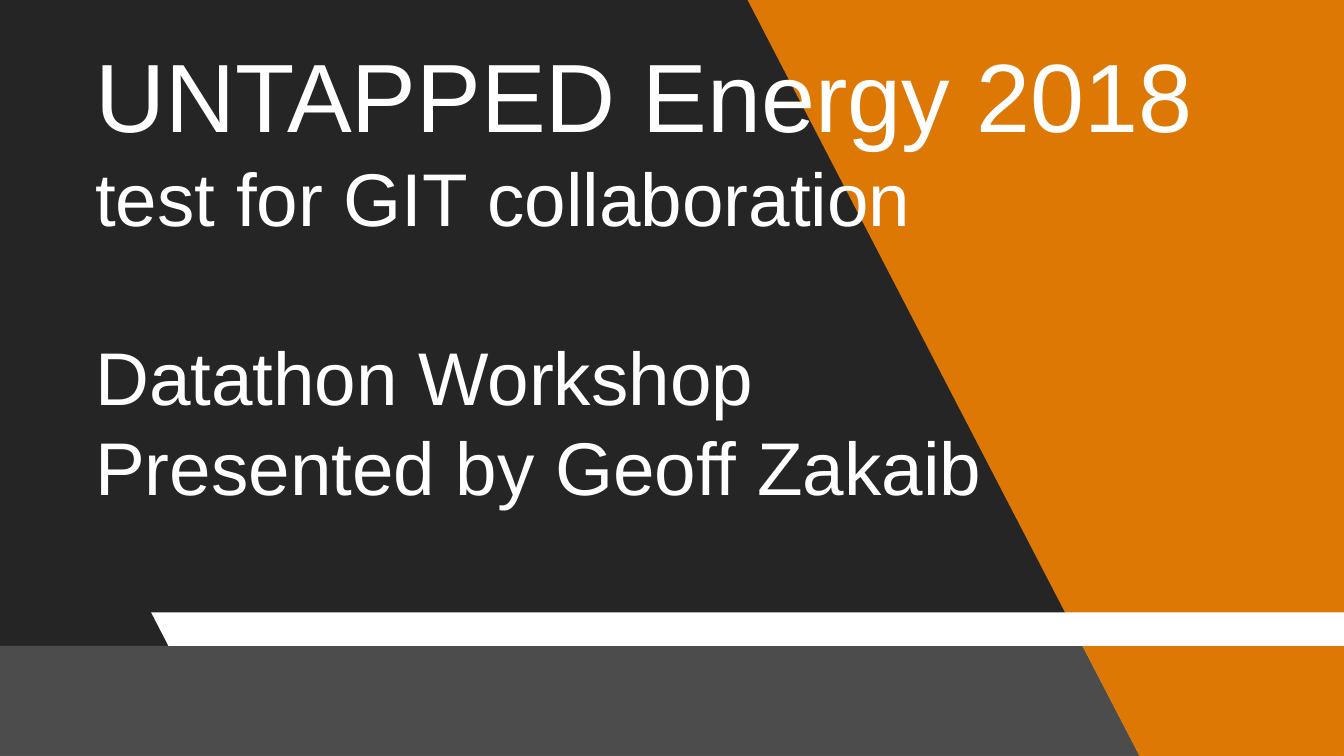
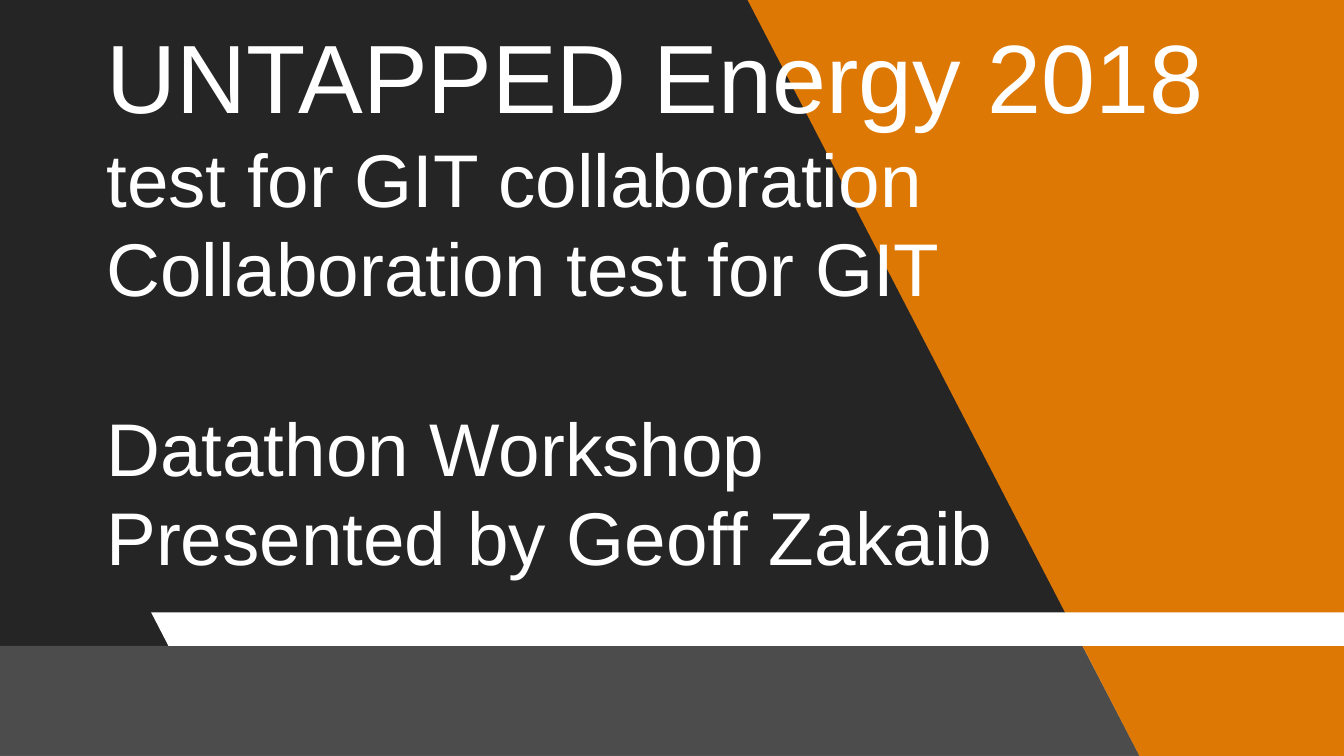
Before and after one commit to untapped-energy/data, a slide deck: slide 1 of contributed-data/1_aging_infrastructure/DO NOT USE - test files/Untapped 2018_Datathon Workshop_video.pptx. Drawn at 1344x756 pixels with LibreOffice and Linux fonts; fonts in the diff are those of the drawing; background and template pictures are left out; a plain dark background stands for a picture behind light text. Boxes give left, top, right and bottom in pixels: in the first picture for what was removed or moved away, otherwise in the second. Text is boxed around its words. In the diff, an @@ line names an element or a change of style, - is before the commit and + after.

Commit message:
test 2
test 2

```diff
--- a/contributed-data/1_aging_infrastructure/DO NOT USE - test files/Untapped 2018_Datathon Workshop_video.pptx
+++ b/contributed-data/1_aging_infrastructure/DO NOT USE - test files/Untapped 2018_Datathon Workshop_video.pptx
@@ text "UNTAPPED Energy 2018 test for ...": place and size @@
-text "UNTAPPED Energy 2018 test for ..." at bbox=[95, 55, 1193, 509]
+text "UNTAPPED Energy 2018 test for ..." at bbox=[106, 36, 1204, 579]
@@ text at bbox=[106, 36, 1204, 490]: text changed @@
-UNTAPPED Energy 2018
-test for GIT collaboration
-Datathon Workshop
+UNTAPPED Energy 2018
+test for GIT collaboration
+Collaboration test for GIT
+Datathon Workshop
```
